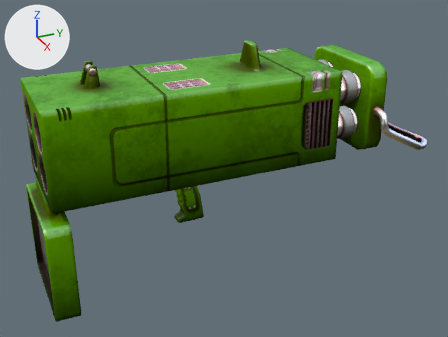
A saved change to the glTF model addons/arena_weapons/assets/models/quad_rocket_launcher.glb.
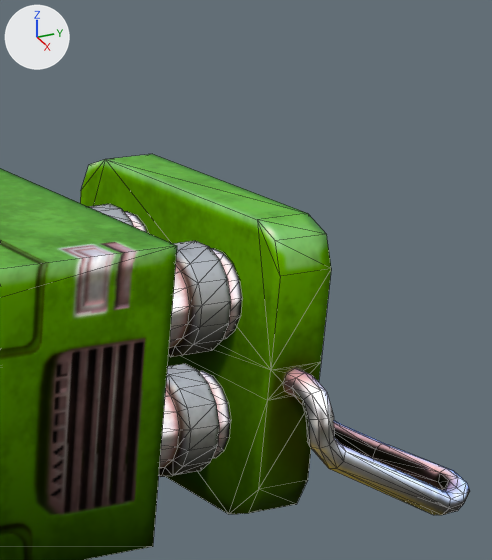
The first picture shows the older version from a camera (50 mm lens) standing at (1.119, -0.532, 0.476) and looking at (0.011, -0.034, -0.078). The close-ups show the older and then the newer version on the part from 65% to 97% of the width and 0% to 48% of the height of that picture. Only the edits that show in the close-ups are written down. Lighting does not change. The marker at upper left points along +X, +Y and +Z. The close-ups show mesh edges as thin lines. Where no turn or scale is listed for an object, it has been applied to the vertices.

The older version as bpy lines, for what is in view:
```python
me_cube_088 = bpy.data.meshes.new('Cube.088')
me_cube_088.from_pydata(...)  # 600 vertices, 1072 faces; spans x -0.15..0.15, y 0.172..0.422, z -0.06..0.137
me_cube_088.materials.append(mat_quadrocketmat)
me_cube_103 = bpy.data.meshes.new('Cube.103')
me_cube_103.from_pydata(...)  # 243 vertices, 442 faces; spans x -0.109..0.109, y -0.413..0.183, z -0.188..0.185
me_cube_103.materials.append(mat_quadrocketmat)
ob_quadrocket = bpy.data.objects.new('quadrocket', me_cube_103)
ob_quadrocket.location = (0.0, 0.0, 0.0)
ob_quadrocketderierre_low = bpy.data.objects.new('quadrocketderierre_low', me_cube_088)
ob_quadrocketderierre_low.location = (0.0, 0.0, 0.0)
```
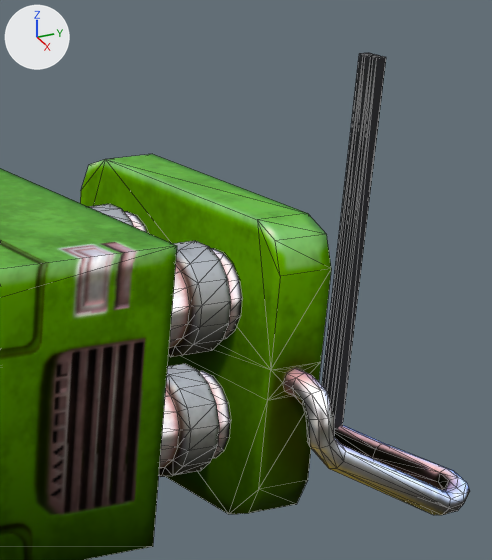
The change, as a list of edits to the scene's bpy script:
```text
Add mat_sight_metal:
    mat_sight_metal = principled_material('sight_metal')
    mat_sight_metal.base_color = (0.03, 0.03, 0.035)  # dark grey #303035
    mat_sight_metal.metallic = 0.6
    mat_sight_metal.roughness = 0.55
Add me_front_ear1:
    me_front_ear1.from_pydata(...)  # a box spanning x 0.005..0.009, y 0.396..0.404, z -0.046..0.209
    me_front_ear1.materials.append(mat_sight_metal)  # dark grey #303035
Add me_front_ear_1:
    me_front_ear_1.from_pydata(...)  # a box spanning x -0.009..-0.005, y 0.396..0.404, z -0.046..0.209
    me_front_ear_1.materials.append(mat_sight_metal)  # dark grey #303035
Add me_front_post:
    me_front_post.from_pydata(...)  # a box spanning x -0.003..0.003, y 0.396..0.404, z -0.046..0.209
    me_front_post.materials.append(mat_sight_metal)  # dark grey #303035
Add ob_front_ear1:
    ob_front_ear1 = bpy.data.objects.new('front_ear1', me_front_ear1)
    ob_front_ear1.location = (0.0, 0.0, 0.0)
Add ob_front_ear_1:
    ob_front_ear_1 = bpy.data.objects.new('front_ear-1', me_front_ear_1)
    ob_front_ear_1.location = (0.0, 0.0, 0.0)
Add ob_front_post:
    ob_front_post = bpy.data.objects.new('front_post', me_front_post)
    ob_front_post.location = (0.0, 0.0, 0.0)
```

Location of each change, [x1, y1, x2, y2] in pixels of the close-ups (492 x 560 px):
'front_ear1', added: after [332, 56, 386, 430]
'front_post', added: after [327, 54, 380, 409]
'front_ear-1', added: after [322, 53, 372, 391]
